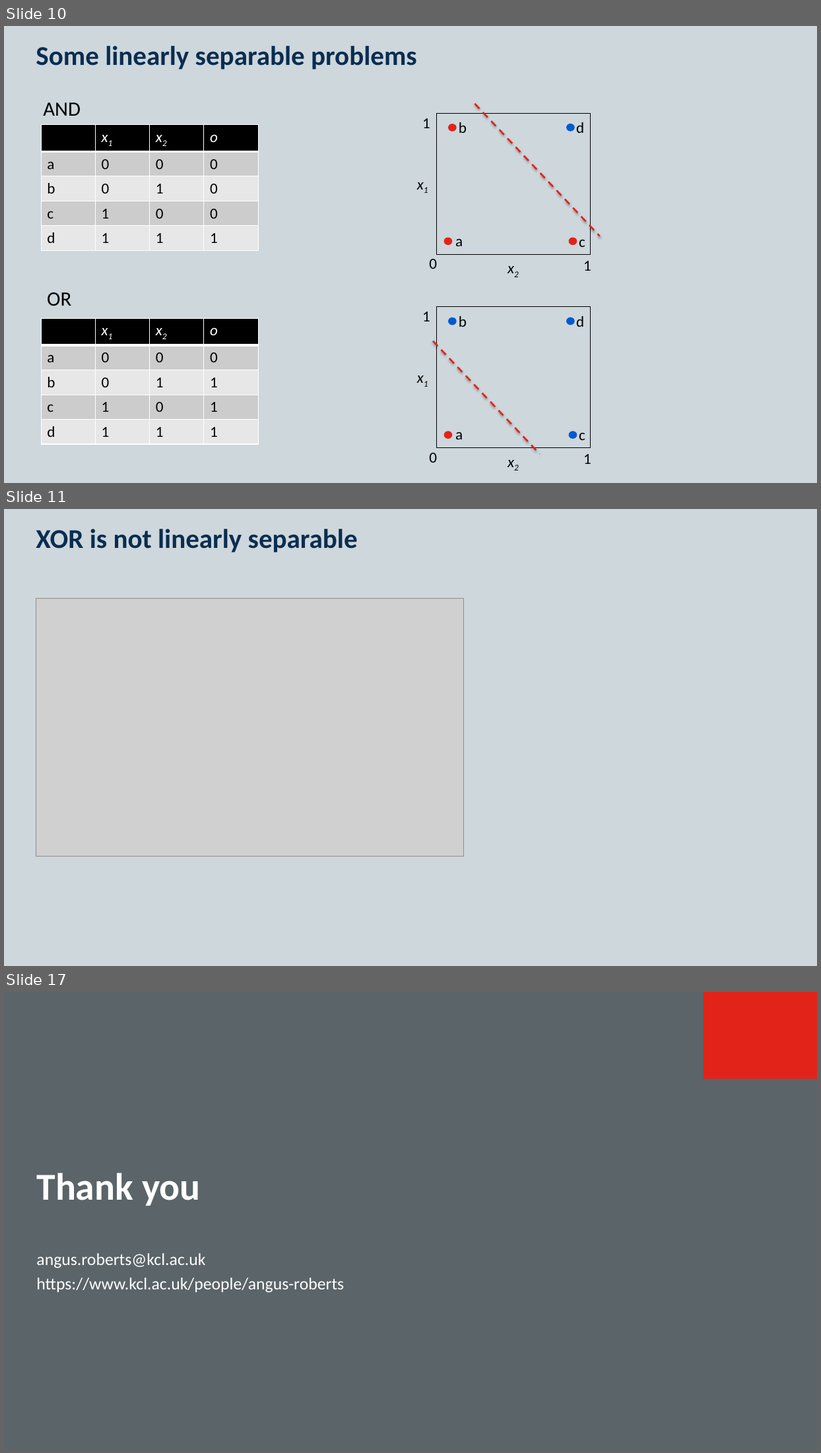
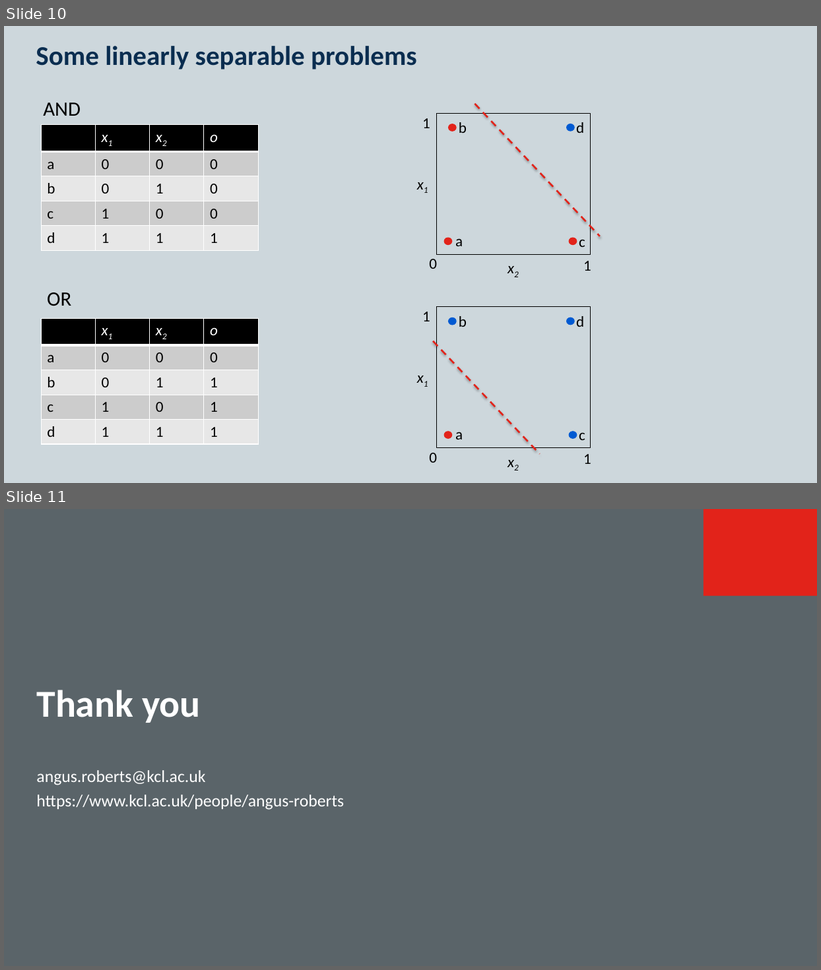
Before and after one commit to KCL-Health-NLP/nlp_youth_awards, a slide deck: presentations/neural-networks.pptx. Shown one above the other, each under a label of ours: slides 10, 11 and 17 before the commit, slides 10 and 11 after it; the slides between them are not shown. The pictures are 821x1453 and 821x970 pixels, drawn with LibreOffice and Linux fonts; fonts in the diff are those of the drawing; grey boxes stand for pictures; background and template pictures are left out. Boxes give left, top, right and bottom in pixels: in the first picture for what was removed or moved away, otherwise in the second. Text is boxed around its words. In the diff, an @@ line names an element or a change of style, - is before the commit and + after.

```diff
--- a/presentations/neural-networks.pptx
+++ b/presentations/neural-networks.pptx
@@ slide 11 removed at (4,509,817,966), background #CDD7DC; not listed: 2 template elements that a slide beside it also shows @@
@@ title removed at (36,529,358,553) @@
-XOR is not linearly separable
@@ picture removed at (36,598,463,856) @@
@@ what was slide 17 is now slide 11 @@
```
Also in this commit, not shown: 5 other slides removed.
